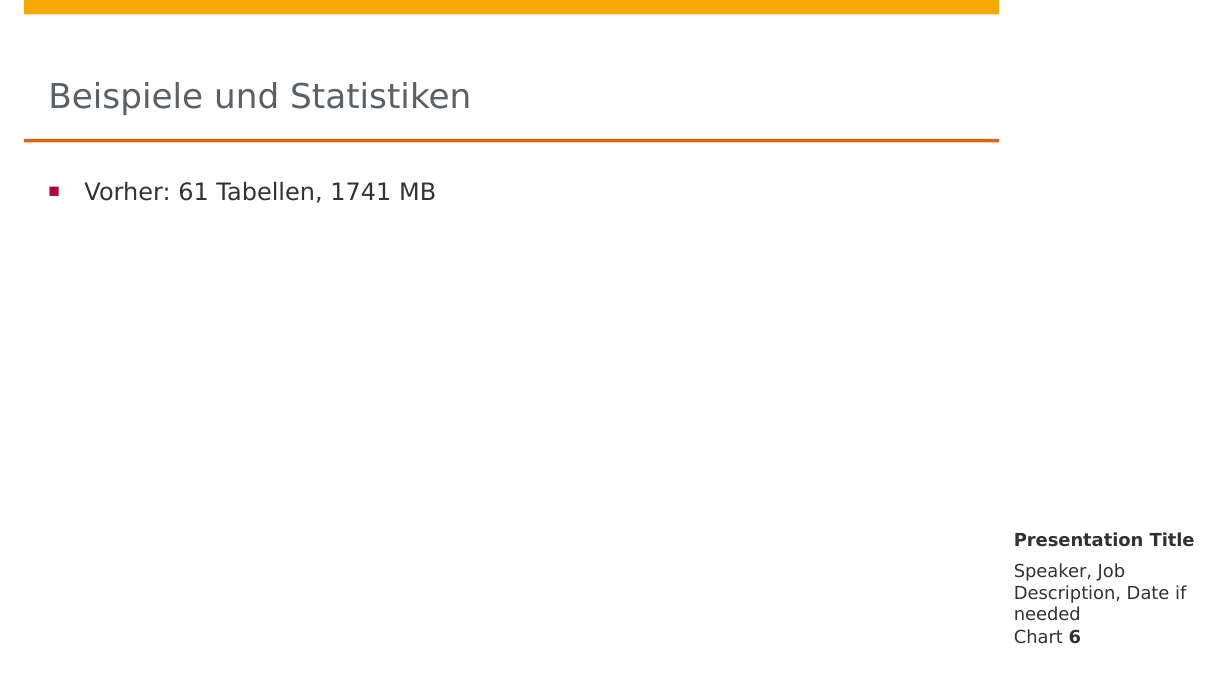
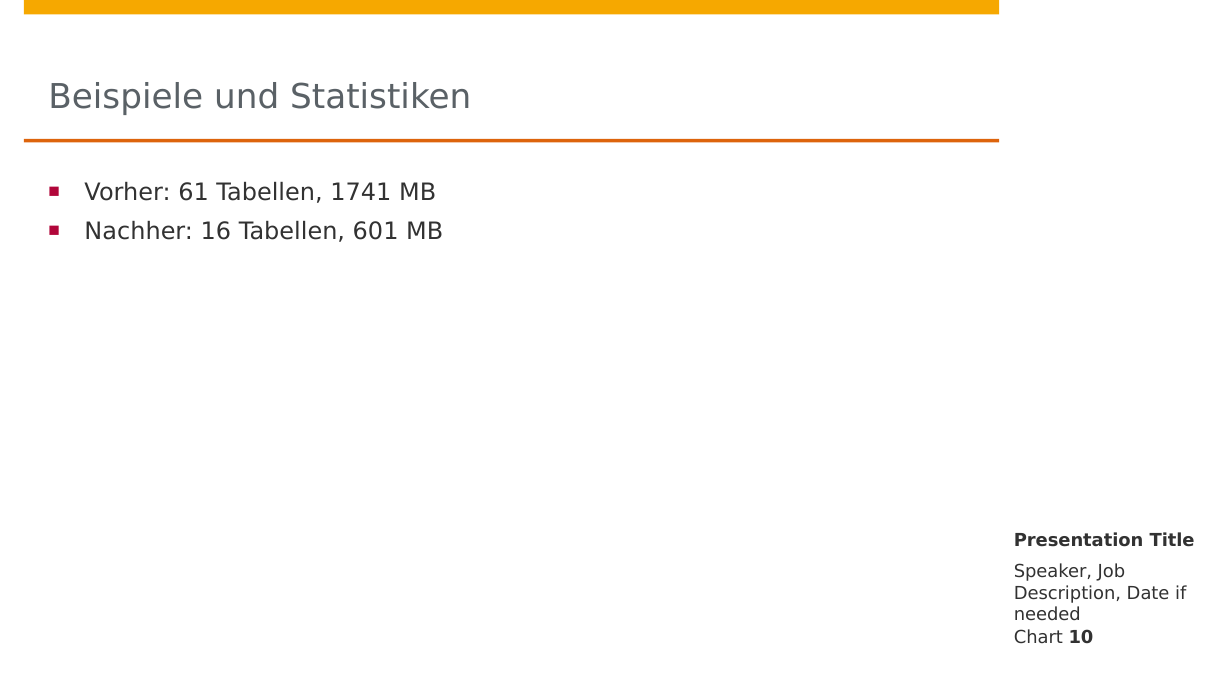
Before and after one commit to johanneshoetter/Health-Data-Integration, a slide deck: slide 10 of presentations/integration.pptx (slide 6 before the commit). Drawn at 1232x693 pixels with LibreOffice and Linux fonts; fonts in the diff are those of the drawing; background and template pictures are left out. Boxes give left, top, right and bottom in pixels: in the first picture for what was removed or moved away, otherwise in the second. Text is boxed around its words. In the diff, an @@ line names an element or a change of style, - is before the commit and + after.

```diff
--- a/presentations/integration.pptx
+++ b/presentations/integration.pptx
@@ text at (x1=84, y1=220, x2=443, y2=242): paragraph added @@
+■ Nachher: 16 Tabellen, 601 MB
@@ page number at (x1=1014, y1=629, x2=1094, y2=644): text changed @@
-Chart 6
+Chart 10
```
Also in this commit, not shown: 5 other slides changed, 7 slides added, 4 other files.
